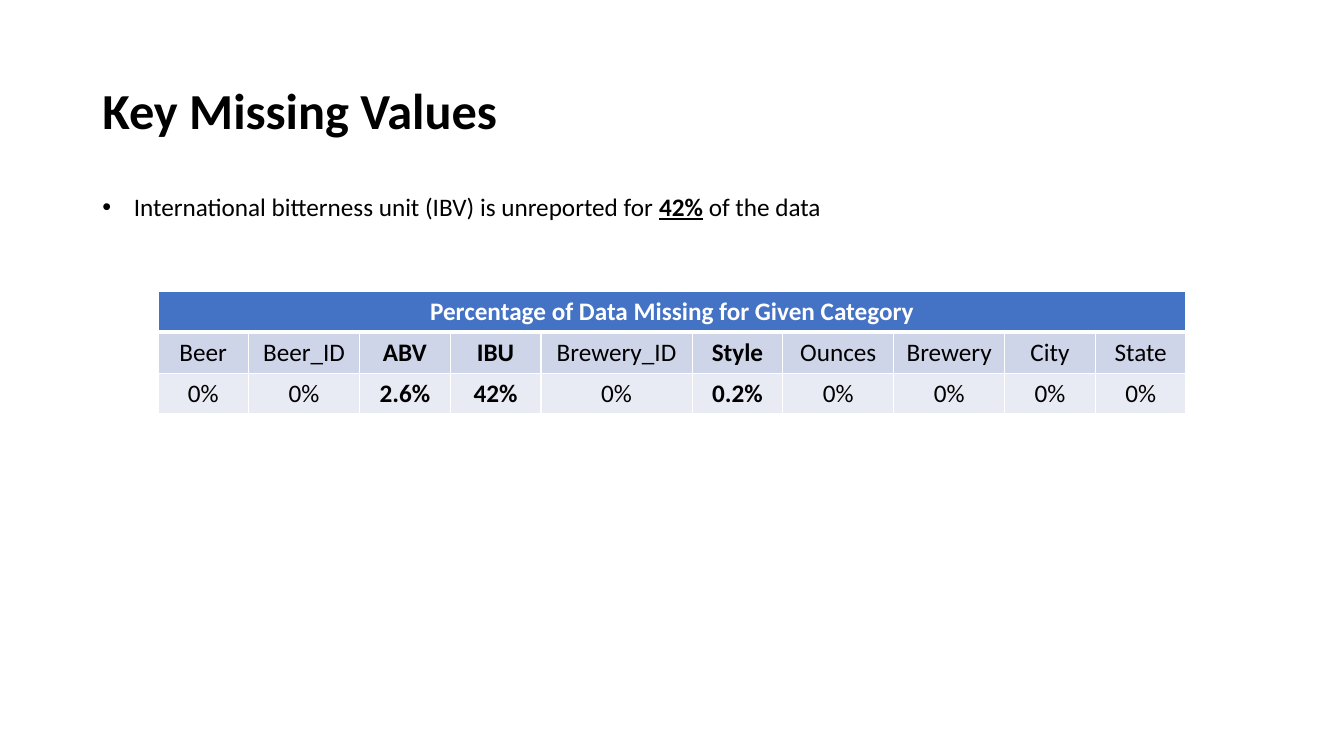
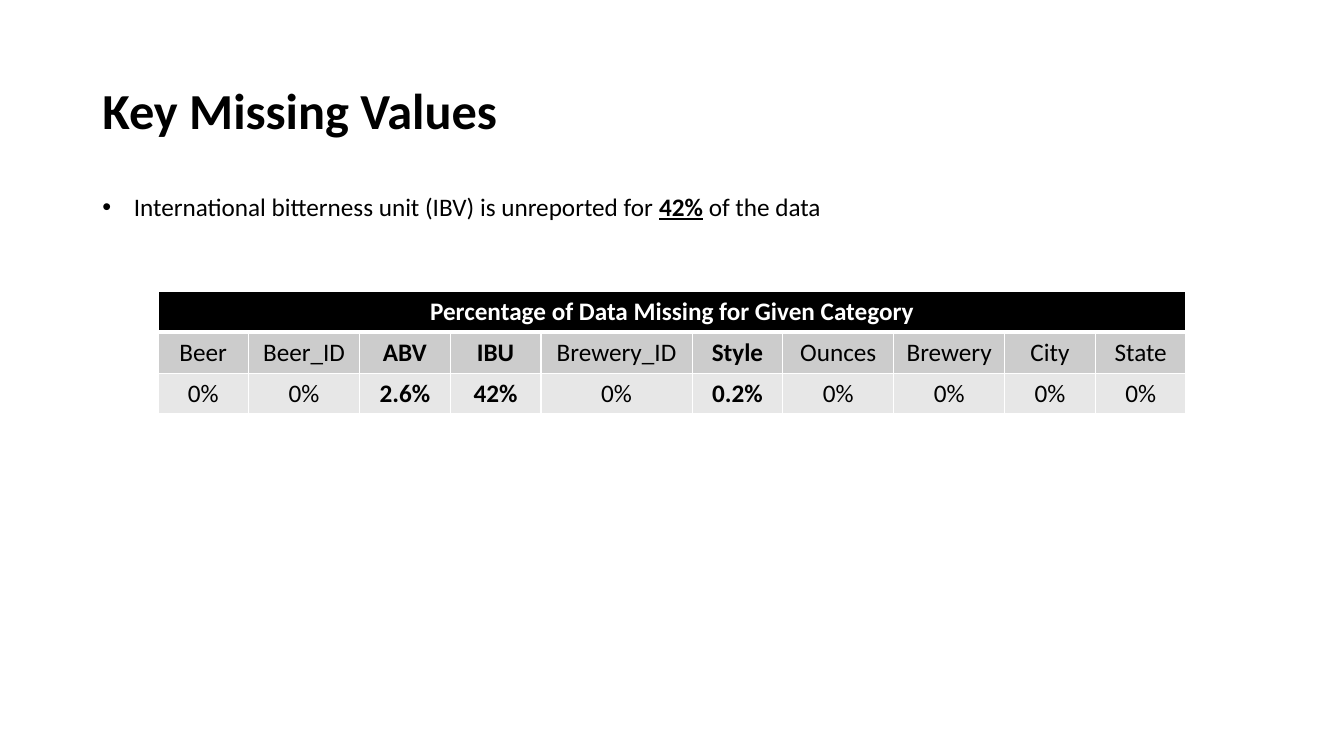
Before and after one commit to andrew-yule/SMU_DDS_CaseStudy1, a slide deck: slide 3 of Individual EDA/Andrew Y - Case Study 1 EDA.pptx. Drawn at 1344x756 pixels with LibreOffice and Linux fonts; fonts in the diff are those of the drawing. Boxes give left, top, right and bottom in pixels: in the first picture for what was removed or moved away, otherwise in the second. Text is boxed around its words. In the diff, an @@ line names an element or a change of style, - is before the commit and + after.

```diff
--- a/Individual EDA/Andrew Y - Case Study 1 EDA.pptx
+++ b/Individual EDA/Andrew Y - Case Study 1 EDA.pptx
@@ table at <box>158,291,1187,414</box> @@
@@ fill #4472C4 to #000000 in row 1, column 1 @@
@@ fill #CFD5EA to #CCCCCC in row 2 @@
@@ fill #E9EBF5 to #E7E7E7 in row 3 @@
```
Also in this commit, not shown: 1 other slide changed, 3 slides added, 2 other files.
